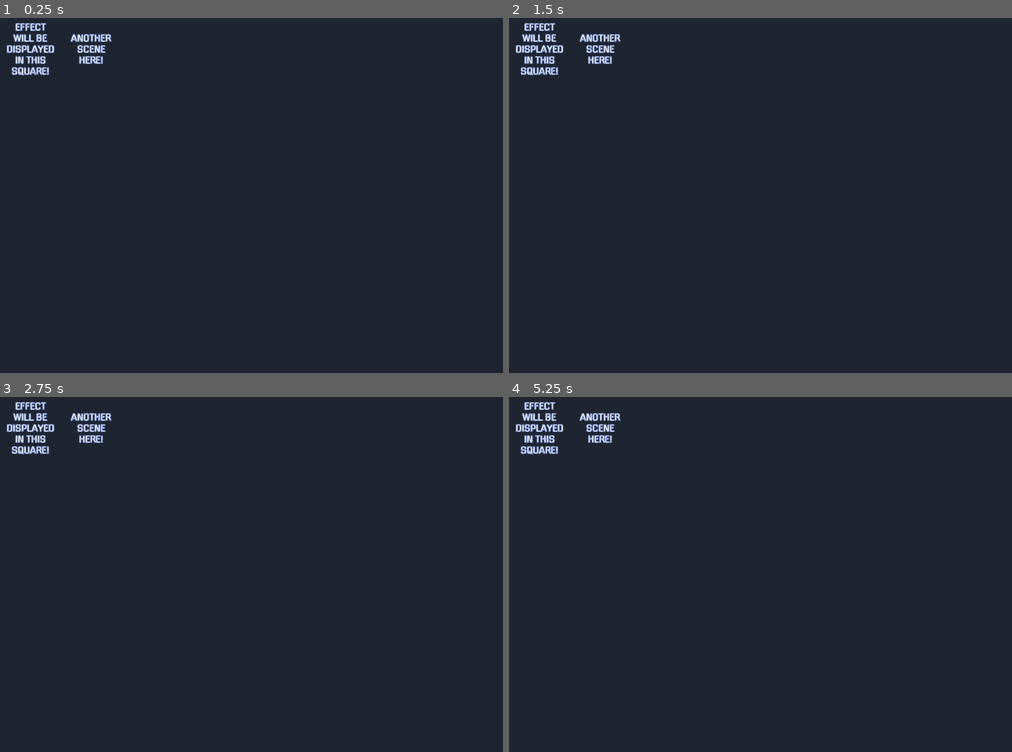
Above: before the commit, frames 1-4 (two rows, left to right).
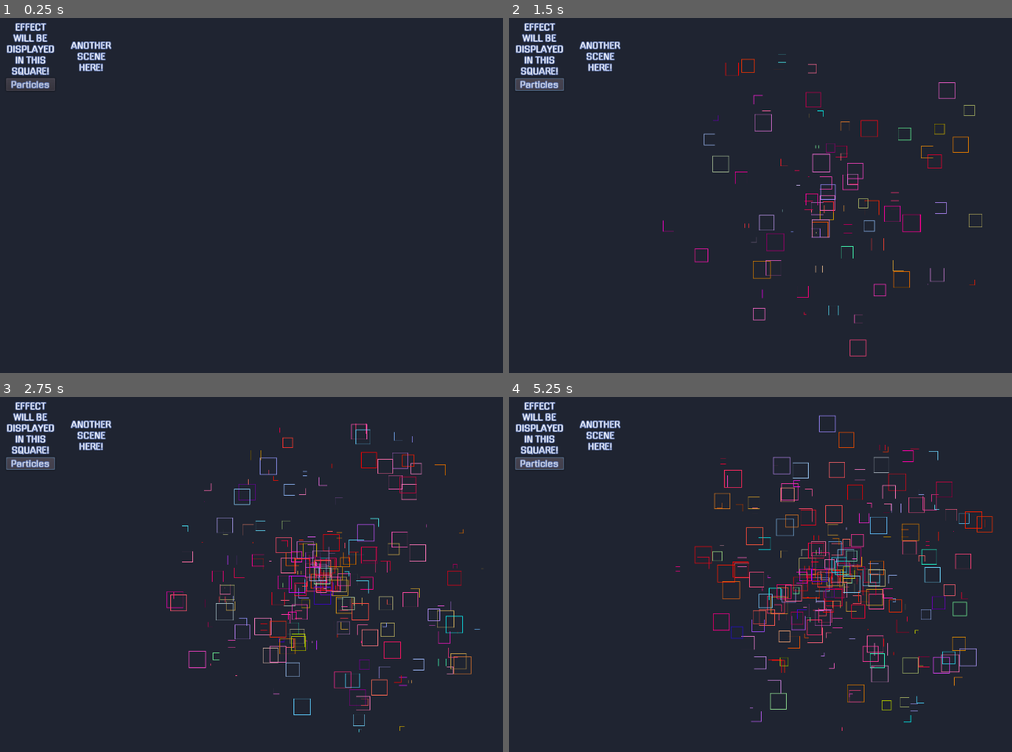
Above: after the commit, the same moments.

Repository: Ario124/Godot_Playground
Game: Godot game, scene res://Scenes/Main.tscn
The game is run twice, just before and just after one commit, with the same random seed, the same clock (stepped at 60 frames per second) and the same inputs. The project has no main scene, so this scene is started directly.
Inputs (mouse positions are in pixels of both pictures, inside the frame that each line leads up to):
- Up to frame 1 (0.25 s): no input
- Up to frame 2 (1.5 s): click (539, 85) at 0.5 s, where only the run after the commit has a clickable "Particles"; click (539, 85) at 1.25 s, where only the run after the commit has a clickable "Particles"
- Up to frame 3 (2.75 s): click (30, 464) at 2 s, where only the run after the commit has a clickable "Particles"
- Up to frame 4 (5.25 s): no input

The runs differ from the first frame. In frame 1, 0.9% of the frame differs, in the area x 1-23%, y 4-21%; in frame 2, 2.6%; in frame 3, 4.4%; in frame 4, 5.2%, in the area x 1-97%, y 4-95%.

Commit message:
Added button that will spawn effects

Diff:
--- /dev/null
+++ b/Scenes/Menu.gd
@@ -0,0 +1,11 @@
+extends Control
+
+
+var square_particles = load("res://Scenes/SquareParticles.tscn")
+
+
+func _on_Button_pressed():
+	var particles = square_particles.instance()
+	add_child(particles)
+	yield(get_tree().create_timer(5.0), "timeout")
+	remove_child(particles)
--- a/Scenes/Menu.tscn
+++ b/Scenes/Menu.tscn
@@ -1,10 +1,12 @@
-[gd_scene load_steps=2 format=2]
+[gd_scene load_steps=3 format=2]
 
-[ext_resource path="res://Scenes/FontSettings.tres" type="DynamicFont" id=1]
+[ext_resource path="res://Resources/FontSettings.tres" type="DynamicFont" id=1]
+[ext_resource path="res://Scenes/Menu.gd" type="Script" id=2]
 
 [node name="Menu" type="Control"]
 anchor_right = 1.0
 anchor_bottom = 1.0
+script = ExtResource( 2 )
 __meta__ = {
 "_edit_use_anchors_": false,
 "_edit_vertical_guides_": [ -5.0 ]
@@ -27,7 +29,7 @@
 
 [node name="FirstBox" type="MarginContainer" parent="HBoxContainer"]
 margin_right = 110.0
-margin_bottom = 117.0
+margin_bottom = 142.0
 custom_constants/margin_right = 15
 custom_constants/margin_top = 15
 custom_constants/margin_left = 15
@@ -40,7 +42,7 @@
 margin_left = 15.0
 margin_top = 15.0
 margin_right = 95.0
-margin_bottom = 102.0
+margin_bottom = 127.0
 rect_min_size = Vector2( 80, 80 )
 alignment = 1
 
@@ -54,27 +56,36 @@
 autowrap = true
 uppercase = true
 
+[node name="Button" type="Button" parent="HBoxContainer/FirstBox/VBoxContainer"]
+margin_top = 91.0
+margin_right = 80.0
+margin_bottom = 112.0
+custom_fonts/font = ExtResource( 1 )
+text = "Particles"
+
 [node name="SecondBox" type="MarginContainer" parent="HBoxContainer"]
 margin_left = 114.0
 margin_right = 194.0
-margin_bottom = 117.0
+margin_bottom = 142.0
 __meta__ = {
 "_edit_use_anchors_": false
 }
 
 [node name="VBoxContainer" type="VBoxContainer" parent="HBoxContainer/SecondBox"]
 margin_right = 80.0
-margin_bottom = 117.0
+margin_bottom = 142.0
 rect_min_size = Vector2( 80, 80 )
 alignment = 1
 
 [node name="Label" type="Label" parent="HBoxContainer/SecondBox/VBoxContainer"]
-margin_top = 33.0
+margin_top = 45.0
 margin_right = 80.0
-margin_bottom = 84.0
+margin_bottom = 96.0
 custom_fonts/font = ExtResource( 1 )
 text = "Another scene here!"
 align = 1
 valign = 1
 autowrap = true
 uppercase = true
+
+[connection signal="pressed" from="HBoxContainer/FirstBox/VBoxContainer/Button" to="." method="_on_Button_pressed"]
--- /dev/null
+++ b/Scenes/SquareParticles.tscn
@@ -0,0 +1,34 @@
+[gd_scene load_steps=5 format=2]
+
+[ext_resource path="res://Assets/Border.png" type="Texture" id=1]
+
+[sub_resource type="Gradient" id=2]
+offsets = PoolRealArray( 0, 0.484472, 0.770186, 1 )
+colors = PoolColorArray( 0.875, 0, 1, 1, 0, 1.74, 1, 1, 1, 0.0043298, 0.0043298, 1, 0.0078125, 0, 1, 1 )
+
+[sub_resource type="GradientTexture" id=3]
+gradient = SubResource( 2 )
+
+[sub_resource type="ParticlesMaterial" id=1]
+emission_shape = 5
+emission_ring_radius = 256.9
+emission_ring_inner_radius = 0.0
+emission_ring_height = 1.0
+emission_ring_axis = Vector3( 0, 0, 1 )
+flag_disable_z = true
+spread = 8.0
+gravity = Vector3( -300, 0, 0 )
+initial_velocity = 200.0
+orbit_velocity = 0.0
+orbit_velocity_random = 0.0
+scale = 0.0
+scale_random = 0.46
+color_ramp = SubResource( 3 )
+hue_variation = 0.22
+hue_variation_random = 0.53
+
+[node name="SquareParticles" type="Particles2D"]
+position = Vector2( 492, 305 )
+amount = 100
+process_material = SubResource( 1 )
+texture = ExtResource( 1 )
Renamed: Scenes/FontSettings.tres -> Resources/FontSettings.tres
